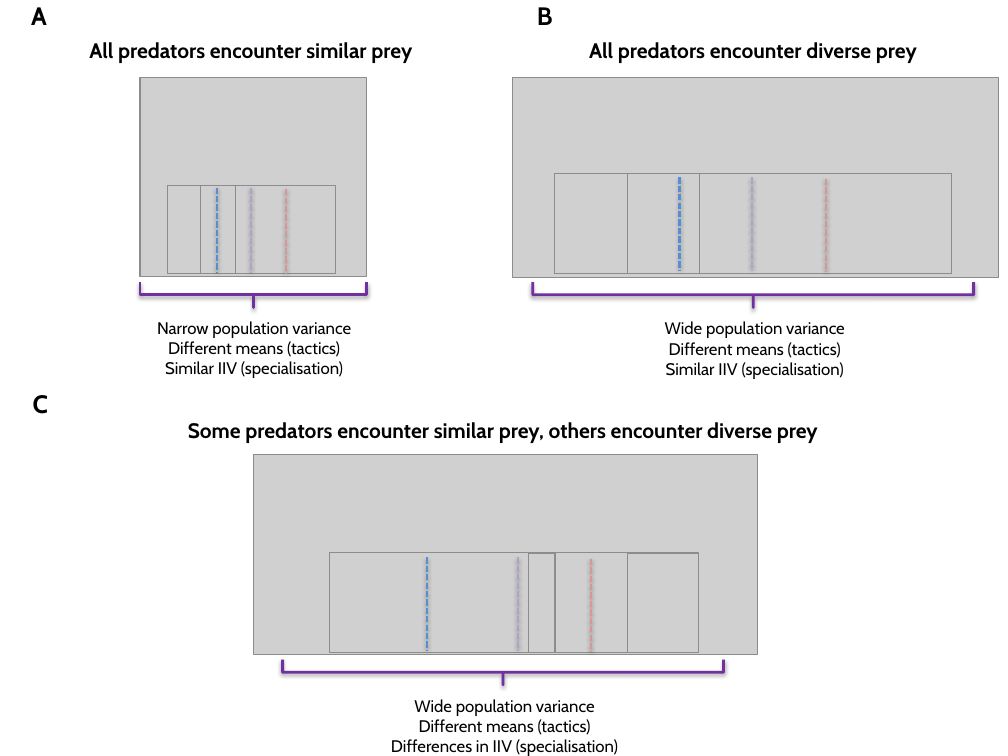
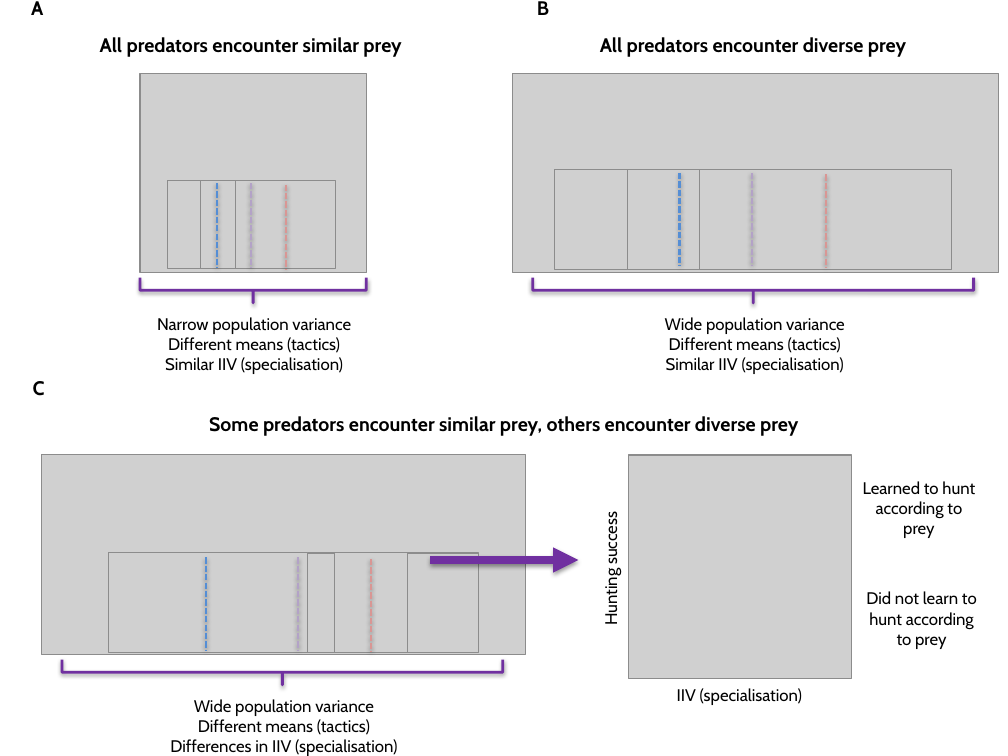
Before and after one commit to quantitative-ecologist/experience-hunting-tactics, a slide deck: slide 1 of outputs/04_outputs_figures/figure1-raw.pptx. Drawn at 1008x756 pixels with LibreOffice and Linux fonts; fonts in the diff are those of the drawing; grey boxes stand for pictures. Boxes give left, top, right and bottom in pixels: in the first picture for what was removed or moved away, otherwise in the second. Text is boxed around its words. In the diff, an @@ line names an element or a change of style, - is before the commit and + after.

```diff
--- a/outputs/04_outputs_figures/figure1-raw.pptx
+++ b/outputs/04_outputs_figures/figure1-raw.pptx
@@ 8 pictures, 6 lines, 2 texts, 2 right braces moved together from (x1=140, y1=78, x2=999, y2=379) to (x1=140, y1=73, x2=999, y2=374) @@
@@ size 18 to 14 pt in 3 elements at (x1=31, y1=1, x2=43, y2=15), (x1=537, y1=1, x2=549, y2=15), (x1=33, y1=381, x2=45, y2=396) @@
@@ text "C" moved from (x1=33, y1=395, x2=48, y2=414) to (x1=33, y1=381, x2=45, y2=396) @@
@@ size 15 to 14 pt in 3 elements at (x1=100, y1=37, x2=401, y2=57), (x1=600, y1=37, x2=906, y2=57), (x1=209, y1=416, x2=798, y2=436) @@
@@ picture resized from (x1=254, y1=455, x2=758, y2=654) to (x1=41, y1=455, x2=525, y2=654) @@
@@ 3 pictures, 3 lines, 1 text, 1 right brace moved together from (x1=282, y1=552, x2=723, y2=756) to (x1=62, y1=552, x2=503, y2=756) @@
@@ group added at (x1=430, y1=455, x2=977, y2=705): 4 texts, 1 picture, 1 arrow @@
+IIV (specialisation)
+Hunting success
+Learned to hunt according to prey
+Did not learn to hunt according to prey
```
Also in this commit, not shown: 3 other files.
